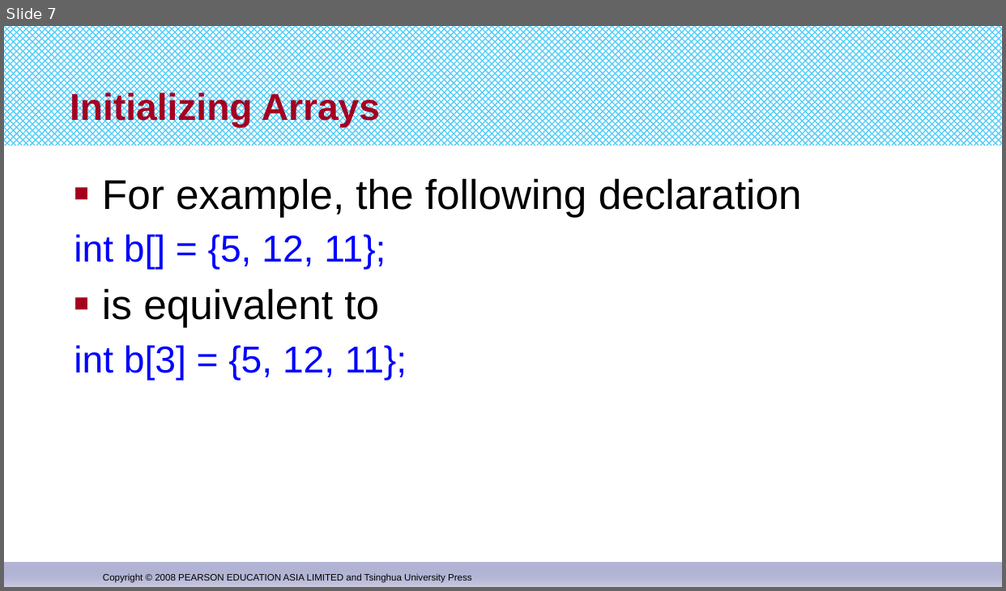
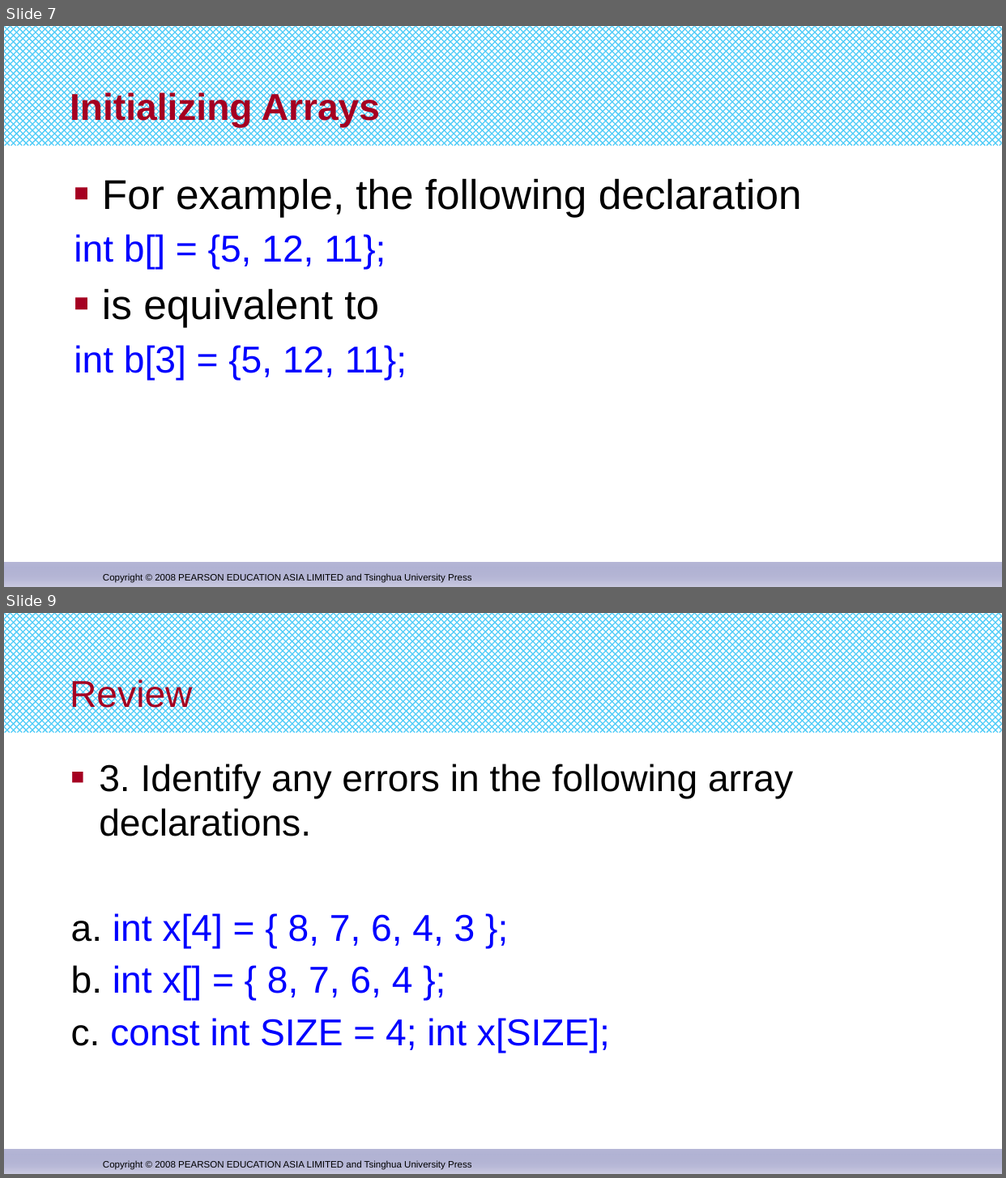
Before and after one commit to djuanbei/CPLUSPLUS, a slide deck: ppt/chapter 7.pptx. Shown one above the other, each under a label of ours: slide 7 before the commit, slides 7 and 9 after it; the slides between them are not shown. The pictures are 1006x591 and 1006x1178 pixels, drawn with LibreOffice and Linux fonts; fonts in the diff are those of the drawing. Boxes give left, top, right and bottom in pixels: in the first picture for what was removed or moved away, otherwise in the second. Text is boxed around its words. In the diff, an @@ line names an element or a change of style, - is before the commit and + after.

```diff
--- a/ppt/chapter 7.pptx
+++ b/ppt/chapter 7.pptx
@@ slide 9 added at <box>4,613,1002,1174</box>, background #FFFFFF; not listed: 3 template elements that a slide beside it also shows @@
@@ title added at <box>70,678,192,715</box>, 36 pt, text #A50021 @@
+Review
@@ text added at <box>71,764,793,1054</box>, 36 pt, text #0000FF @@
+■ 3. Identify any errors in the following array declarations.
+a. int x[4] = { 8, 7, 6, 4, 3 };
+b. int x[] = { 8, 7, 6, 4 };
+c. const int SIZE = 4; int x[SIZE];
```
Also in this commit, not shown: 16 other slides added, 2 other files.
